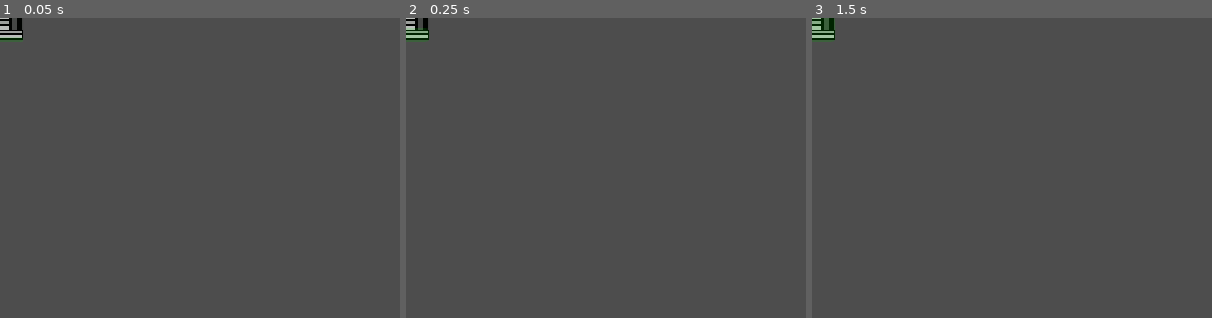
Above: before the commit, frames 1-3 (left to right).
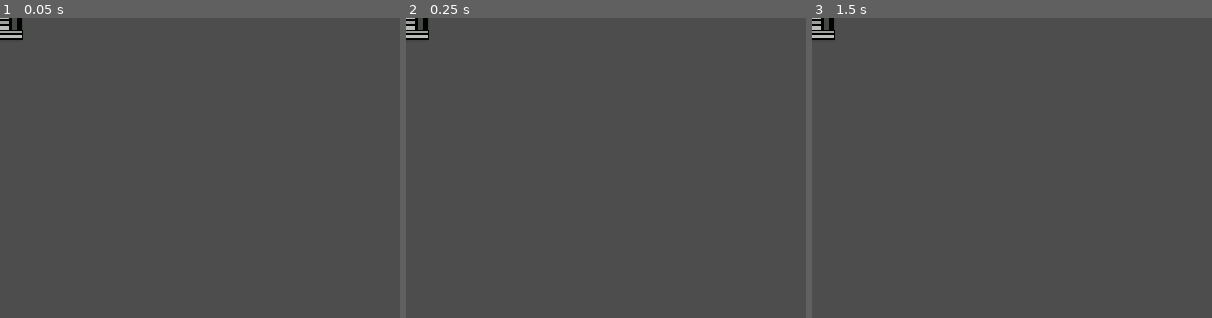
Above: after the commit, the same moments.

Repository: 23edsa/LDJAM_59
Game: Godot game, scene res://Scenes/Generators/Basic_powe_generator.tscn
Same seed, same stepped clock (60 frames per second), same inputs: the game is played once before the commit and once after it. This scene is started directly instead of the project's main scene. The engine's default icon, where the game draws it, is replaced by a stand-in: a white triangle on a blue panel in a dark square.
Inputs (mouse positions are % of the whole screen's width and height, from its top left):
- Up to frame 1 (0.05 s): no input
- Up to frame 2 (0.25 s): no input
- Up to frame 3 (1.5 s): tap Enter at 0.5 s; move the mouse to (72, 45) at 0.52 s; click (72, 45) at 0.67 s; tap Space at 1.25 s; drag from (30, 55) to (45, 70) at 1.27 s
The pictures show only the part of the screen within x 0-50%, y 0-50%; the shares and areas given below are measured in that part.

The runs differ from the first frame. In frame 1, less than 0.1% of the frame differs, in the area x 0-6%, y 6-8%; in frame 2, 0.2%; in frame 3, 0.3%, in the area x 0-6%, y 0-8%.

Commit message:
Split the transactions between spending and generating resources

Diff:
--- a/Scripts/basic_building.gd
+++ b/Scripts/basic_building.gd
@@ -9,6 +9,10 @@
 # Keys should be Strings (e.g., "power"), Values should be Numbers (e.g., 5)
 @export var produces: Dictionary = {"money": 0}
 @export var consumes: Dictionary = {}
+var resource_manager:Node2D
+var is_working:bool = false
+
+
 
 signal resource_transaction_requested(consume_dict:Dictionary, produce_dict:Dictionary)
 
@@ -18,16 +22,49 @@
 var upgrade_cost
 
 @onready var timer = $GeneratorTimer
+var retry_timer:Timer
+@export var retry_timer_period:float = 1.0
 
 func _ready():
 	timer.timeout.connect(_on_generator_timer_timeout)
+
+	#1 second retry timer if there was not enough resources to launch production
+	retry_timer = Timer.new()
+	retry_timer.wait_time = retry_timer_period
+	retry_timer.one_shot = true
+	retry_timer.timeout.connect(try_start_generation)
+	add_child(retry_timer)
+	call_deferred("try_start_generation")
+
 	timer.wait_time = Generator_time
 	timer.start()
+	timer.one_shot = true
+
+func try_start_generation():
+	if resource_manager == null:
+		return
+
+	if consumes.is_empty() or resource_manager.try_consume(consumes):
+		is_working = true
+		timer.start(Generator_time)
+	else:
+		is_working = false
+		timer.stop()
+		retry_timer.start()
 
 
 func _on_generator_timer_timeout():
-	generate_resources()
-	timer.start(Generator_time)
+	#generate_resources()
+	#timer.start(Generator_time)
+	if not is_working:
+		return
+
+	if resource_manager != null and not produces.is_empty():
+		resource_manager.produce_resources(produces)
+
+	is_working = false
+
+	try_start_generation()
 
 func generate_resources():
 	resource_transaction_requested.emit(consumes, produces)
@@ -47,5 +84,7 @@
 	pass
 
 func _process(delta):
-
-	$ProgressBar.value = remap($GeneratorTimer.time_left,Generator_time, 0, 0, 100)
+	if is_working:
+		$ProgressBar.value = remap($GeneratorTimer.time_left,Generator_time, 0, 0, 100)
+	else:
+		$ProgressBar.value = 0
--- a/Scripts/level_manager.gd
+++ b/Scripts/level_manager.gd
@@ -54,6 +54,7 @@
 
 		if resource_manager != null:
 			new_building.resource_transaction_requested.connect(resource_manager.process_building_transaction)
+			new_building.resource_manager = resource_manager
 
 		add_child(new_building)
 		new_building.position = target_grid_pos
--- a/Scripts/resource_manager.gd
+++ b/Scripts/resource_manager.gd
@@ -13,6 +13,26 @@
 func _ready():
 	update_ui_labels(resources)
 
+func try_consume(consumes:Dictionary) -> bool:
+	for req_type in consumes.keys():
+		var req_amount = consumes[req_type]
+		if not resources.has(req_type) or resources[req_type] < req_amount:
+			return false
+	for req_type in consumes.keys():
+		resources[req_type] -= consumes[req_type]
+	update_ui_labels(resources)
+	return true
+
+func produce_resources(produces:Dictionary):
+	for prod_type in produces.keys():
+		var prod_amount = produces[prod_type]
+		if resources.has(prod_type):
+			resources[prod_type] += prod_amount
+		else: resources[prod_type] = prod_amount
+	update_ui_labels(resources)
+
+
+#old transaction code, not used
 func process_building_transaction(consumes:Dictionary, produces:Dictionary):
 	for req_type in consumes.keys():
 		var req_amount = consumes[req_type]
@@ -28,7 +48,7 @@
 			resources[prod_type] += prod_amount
 		else: return
 
-	update_ui_labels(resources)
+	update_ui_labels(resources) #old transaction code, not used
 
 func update_ui_labels(resources):
 
